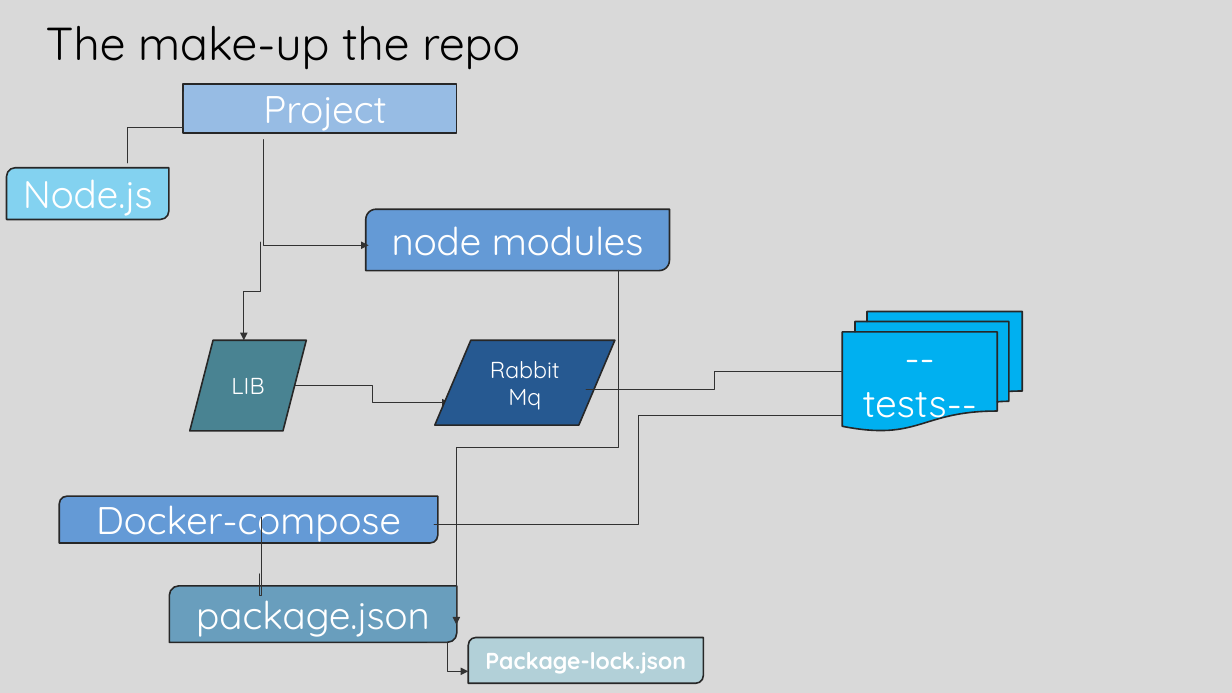
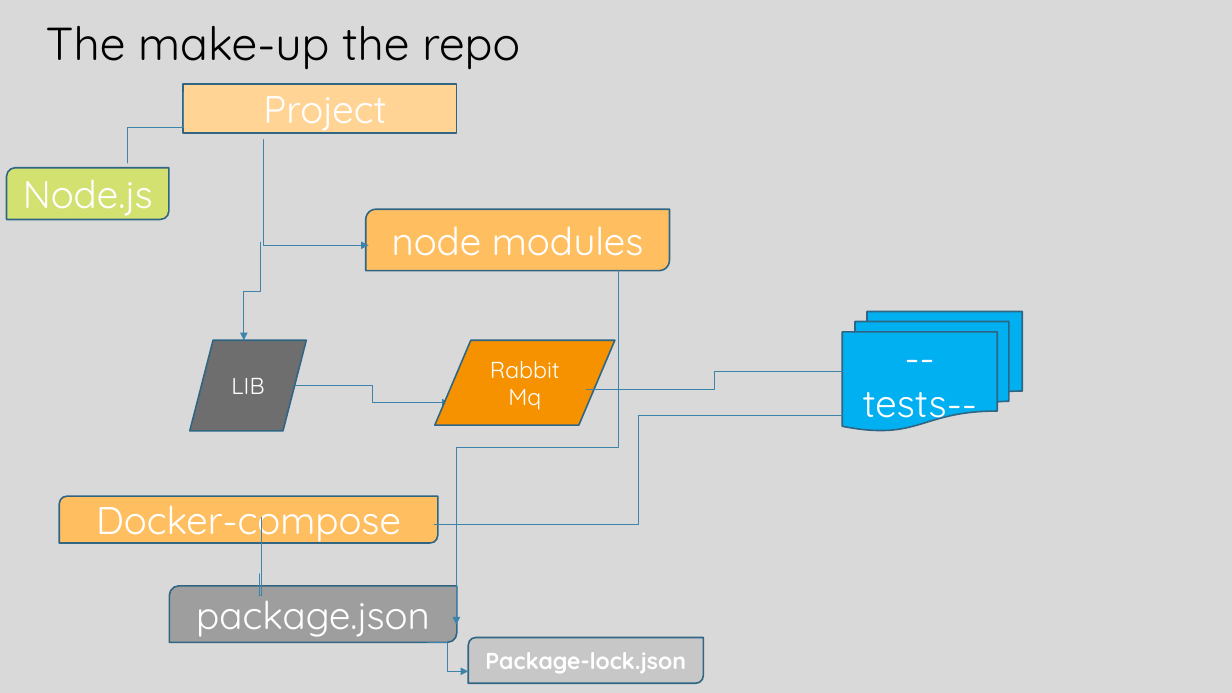
Before and after one commit to calvinmo/NTD2022, a slide deck: slide 14 of Async-Testing-NTD22-V1.pptx (slide 15 before the commit). Drawn at 1232x693 pixels with LibreOffice and Linux fonts; fonts in the diff are those of the drawing. Boxes give left, top, right and bottom in pixels: in the first picture for what was removed or moved away, otherwise in the second. Text is boxed around its words. In the diff, an @@ line names an element or a change of style, - is before the commit and + after.

```diff
--- a/Async-Testing-NTD22-V1.pptx
+++ b/Async-Testing-NTD22-V1.pptx
@@ rectangle "Project" at (183, 84, 457, 133): fill #97BCE4 to #FFD495; outline #272727 1.25 pt to #306684 1.25 pt @@
@@ elbow line (183, 92) - (127, 163): stroke #333333 0.75 pt to #3E84AB 0.75 pt @@
@@ elbow arrow (263, 140) - (369, 245): stroke #333333 0.75 pt to #3E84AB 0.75 pt @@
@@ round diag rect "Node.js" at (6, 168, 169, 220): fill #83D2F0 to #D3E171; outline #272727 1.25 pt to #306684 1.25 pt @@
@@ round diag rect "node modules" at (366, 209, 670, 270): fill #649AD6 to #FFBF61; outline #272727 1.25 pt to #306684 1.25 pt @@
@@ elbow arrow (261, 242) - (244, 340): stroke #333333 0.75 pt to #3E84AB 0.75 pt @@
@@ elbow arrow (618, 270) - (457, 625): stroke #333333 0.75 pt to #3E84AB 0.75 pt @@
@@ flow chart multidocument "--tests--" at (843, 311, 1023, 431): outline #272727 1.25 pt to #306684 1.25 pt @@
@@ flow chart input output "LIB" at (189, 340, 306, 431): fill #498392 to #6E6E6E; outline #272727 1.25 pt to #306684 1.25 pt @@
@@ flow chart input output "Rabbit Mq" at (435, 340, 616, 425): fill #265991 to #F69200; outline #272727 1.25 pt to #306684 1.25 pt @@
@@ elbow arrow (295, 385) - (450, 403): stroke #333333 0.75 pt to #3E84AB 0.75 pt @@
@@ elbow line (586, 390) - (843, 372): stroke #333333 0.75 pt to #3E84AB 0.75 pt @@
@@ elbow line (843, 416) - (434, 525): stroke #333333 0.75 pt to #3E84AB 0.75 pt @@
@@ round diag rect "Docker-compose" at (59, 496, 438, 543): fill #649AD6 to #FFBF61; outline #272727 1.25 pt to #306684 1.25 pt @@
@@ elbow line (262, 518) - (260, 574): stroke #333333 0.75 pt to #3E84AB 0.75 pt @@
@@ round diag rect "package.json" at (169, 586, 457, 642): fill #699EBD to #9E9E9E; outline #272727 1.25 pt to #306684 1.25 pt @@
@@ elbow arrow (428, 643) - (469, 672): stroke #333333 0.75 pt to #3E84AB 0.75 pt @@
@@ round diag rect "Package-lock.json" at (469, 638, 703, 684): fill #B2D0D8 to #C7C7C7; outline #272727 1.25 pt to #306684 1.25 pt @@
```
Also in this commit, not shown: 12 other slides changed, 1 slide removed.
